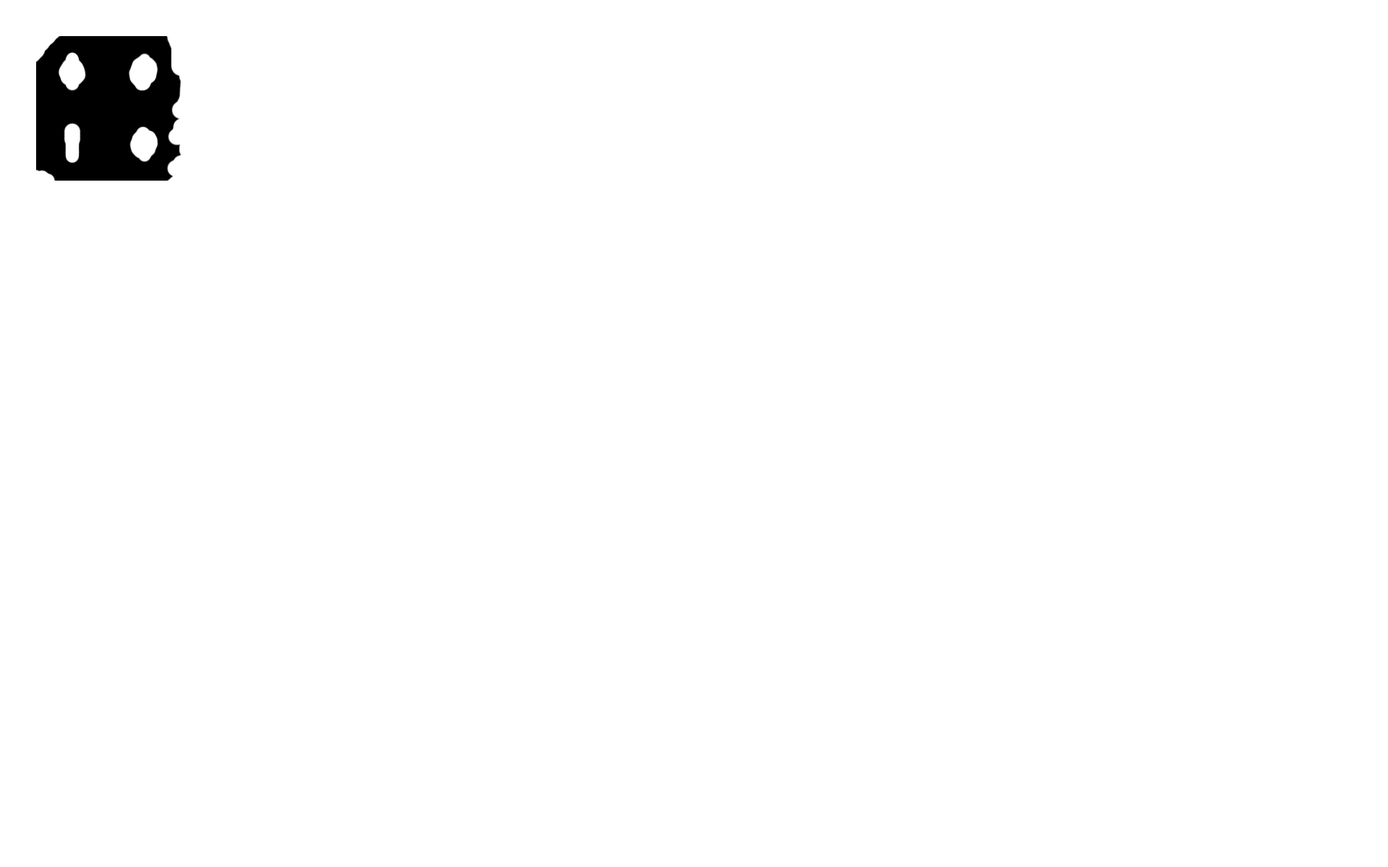
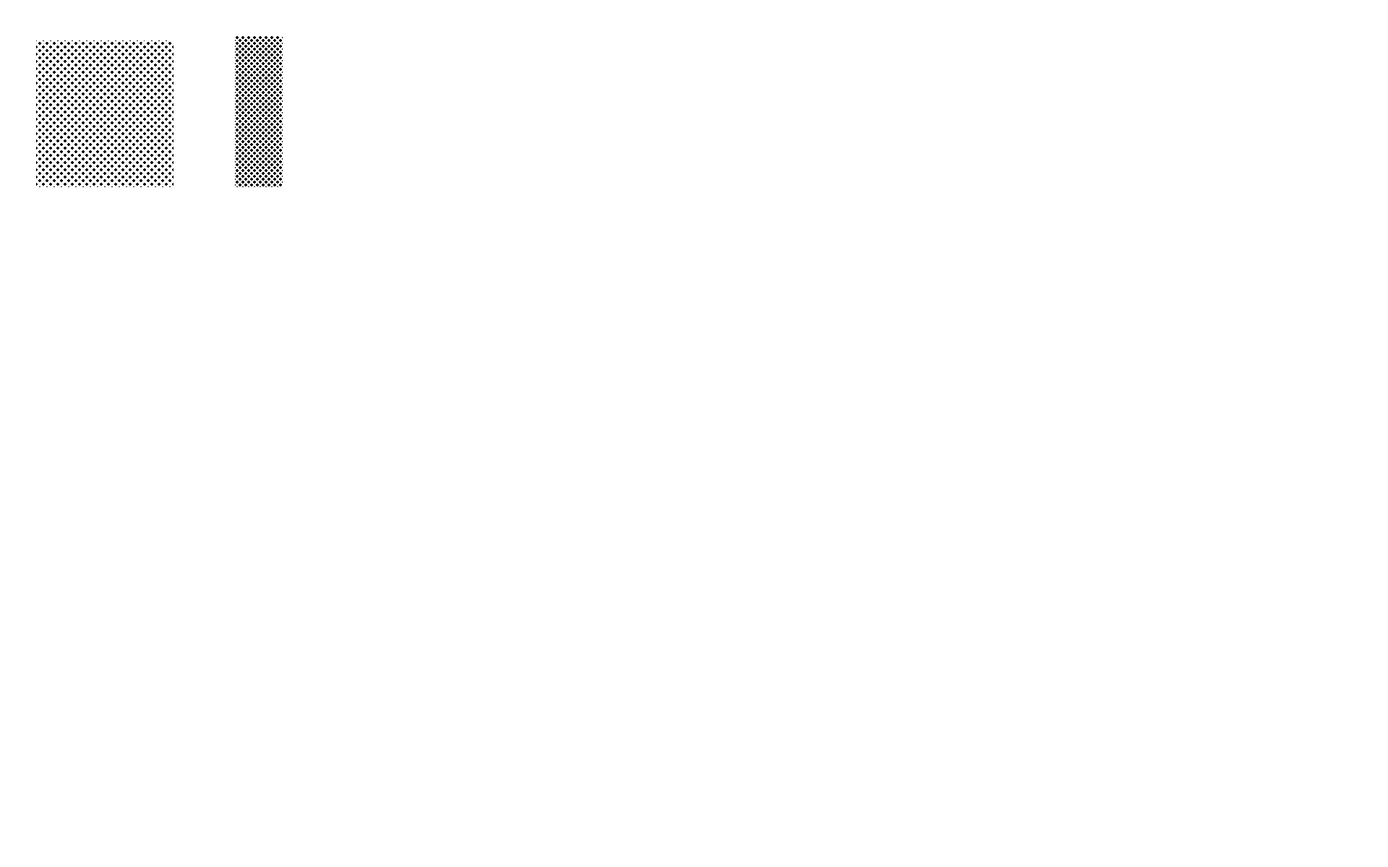
The second 1388×867 image is a revision of the first. Changes to its layers:
painted on "图层 1" over [36, 36, 283, 188]
